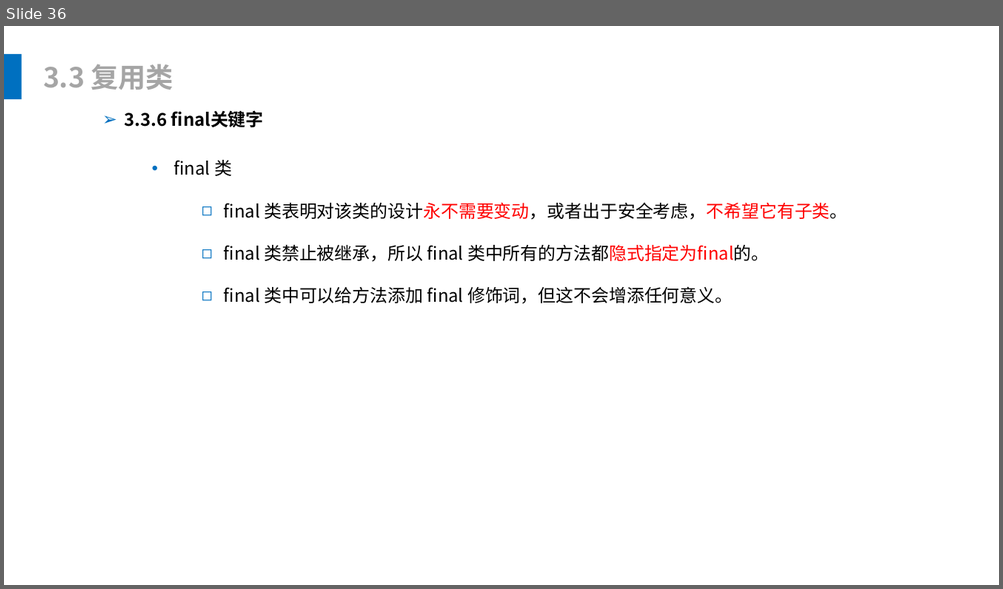
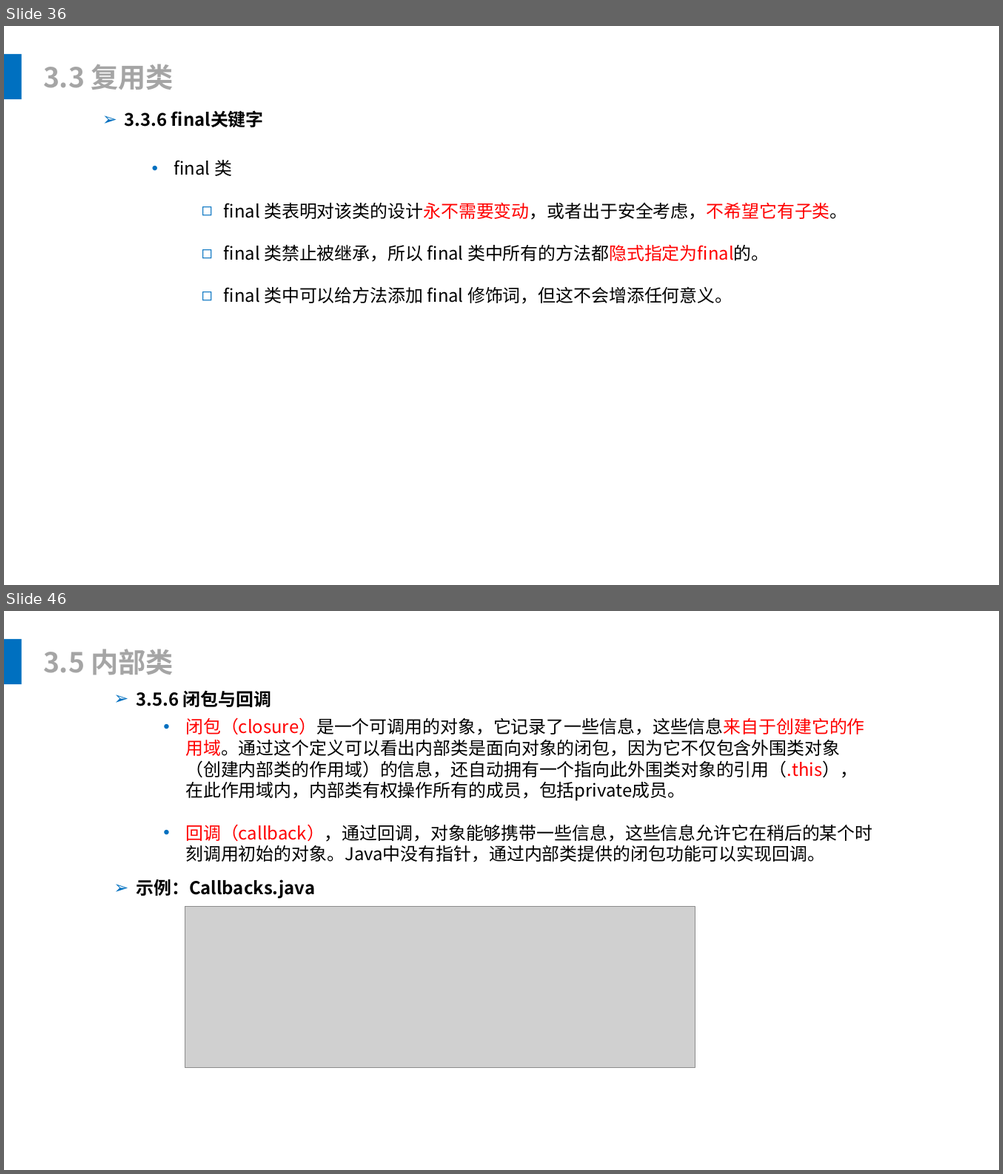
Before and after one commit to leonliu06/JavaTrainning, a slide deck: Java基础培训.pptx. Shown one above the other, each under a label of ours: slide 36 before the commit, slides 36 and 46 after it; the slides between them are not shown. The pictures are 1003x589 and 1003x1174 pixels, drawn with LibreOffice and Linux fonts; fonts in the diff are those of the drawing; grey boxes stand for pictures. Boxes give left, top, right and bottom in pixels: in the first picture for what was removed or moved away, otherwise in the second. Text is boxed around its words. In the diff, an @@ line names an element or a change of style, - is before the commit and + after.

```diff
--- a/Java基础培训.pptx
+++ b/Java基础培训.pptx
@@ slide 46 added at box(4, 611, 999, 1170), background #FFFFFF @@
@@ rectangle added at box(4, 639, 22, 684), fill #0070C0 @@
@@ text added at box(43, 649, 173, 675), 28 pt, text #A5A5A5, bold @@
+3.5 内部类
@@ text added at box(136, 690, 271, 707), 18 pt, text #000000, bold @@
+➢ 3.5.6 闭包与回调
@@ text added at box(185, 718, 872, 863), 18 pt, text #000000 @@
+  • 闭包（closure）是一个可调用的对象，它记录了一些信息，这些信息来自于创建它的作用域。通过这个定义可以看出内部类是面向对象的闭包，因为它不仅包含外围类对象（创建内部类的作用域）的信息，还自动拥有一个指向此外围类对象的引用（.this），在此作用域内，内部类有权操作所有的成员，包括private成员。
+  • 回调（callback），通过回调，对象能够携带一些信息，这些信息允许它在稍后的某个时刻调用初始的对象。Java中没有指针，通过内部类提供的闭包功能可以实现回调。
@@ text added at box(136, 880, 315, 899), 18 pt, text #000000, bold @@
+➢ 示例：Callbacks.java
@@ picture added at box(185, 907, 695, 1068) @@
```
Also in this commit, not shown: 7 slides changed, 18 other slides added, 3 slides removed, 26 other files.
